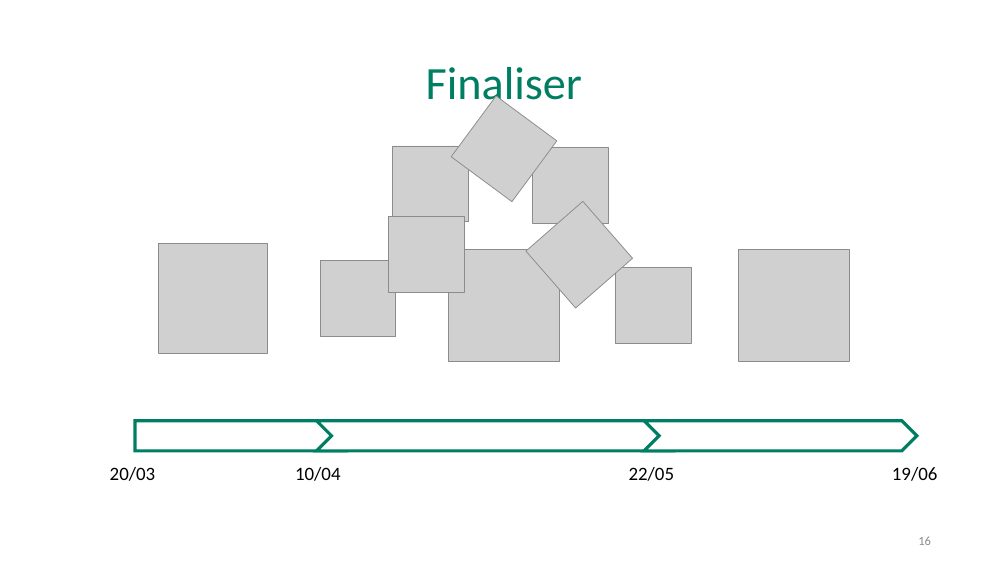
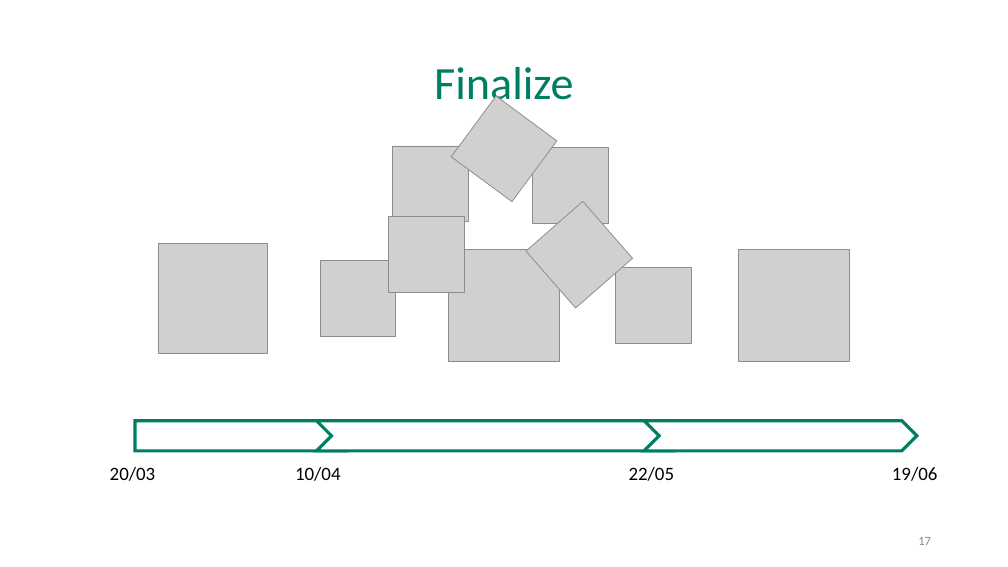
Before and after one commit to cui-unige/BSc-educative-gaming-2019, a slide deck: slide 17 of BSc_project_presentation.pptx (slide 16 before the commit). Drawn at 1008x567 pixels with LibreOffice and Linux fonts; fonts in the diff are those of the drawing; grey boxes stand for pictures. Boxes give left, top, right and bottom in pixels: in the first picture for what was removed or moved away, otherwise in the second. Text is boxed around its words. In the diff, an @@ line names an element or a change of style, - is before the commit and + after.

```diff
--- a/BSc_project_presentation.pptx
+++ b/BSc_project_presentation.pptx
@@ title at (434, 67, 574, 111): text changed @@
-Finaliser
+Finalize
@@ page number at (918, 537, 931, 545): text changed @@
-16
+17
```
Also in this commit, not shown: 5 other slides changed, 11 slides added, 9 slides removed.
